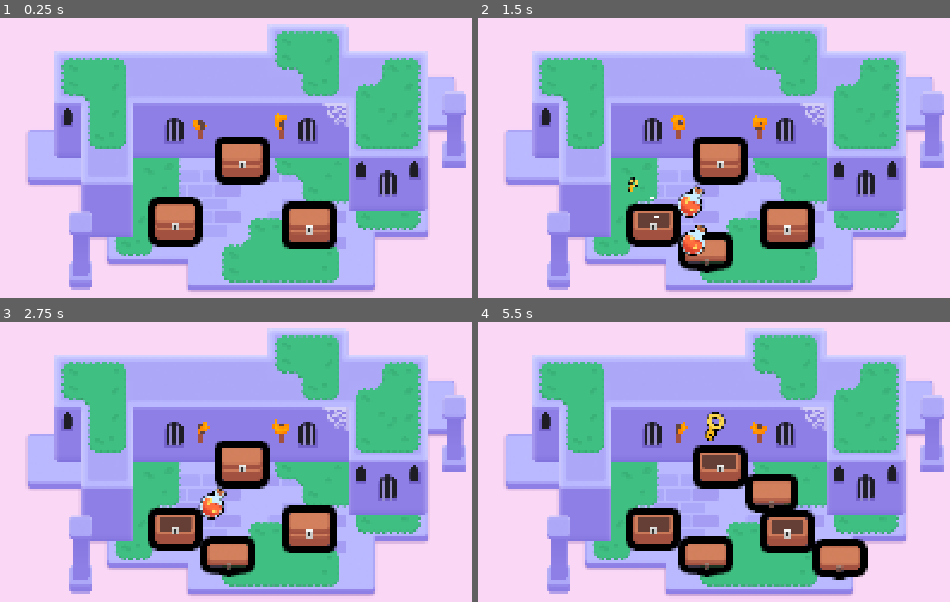
Above: before the commit, frames 1-4 (two rows, left to right).
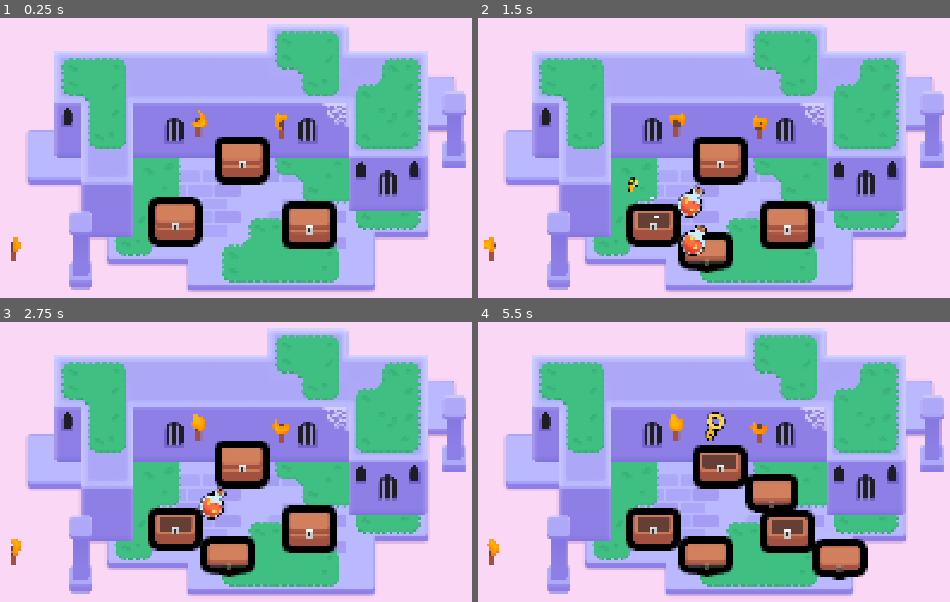
Above: after the commit, the same moments.

Repository: Cchiwai/M6-Looting
Game: Godot game, scene res://lessons/mini_dungeon.tscn
The game is run twice, just before and just after one commit, with the same random seed, the same clock (stepped at 60 frames per second) and the same inputs.
Inputs (mouse positions are in pixels of both pictures, inside the frame that each line leads up to):
- Up to frame 1 (0.25 s): no input
- Up to frame 2 (1.5 s): tap Enter at 0.5 s; move the mouse to (652, 222) at 0.52 s; hold D (move_right) 0.53-1.28 s; tap Z at 0.6, 1.35 s; click (652, 222) at 0.67 s; tap Space at 0.77 s; move the mouse to (633, 183) at 1.27 s; hold S (move_down) from 1.28 s (still down); click (633, 183) at 1.42 s
- Up to frame 3 (2.75 s): tap Space at 1.52 s; move the mouse to (217, 543) at 2.02 s; release S (move_down) at 2.03 s; hold D (move_right) from 2.03 s (still down); tap Z at 2.1 s; click (217, 543) at 2.17 s
- Up to frame 4 (5.5 s): move the mouse to (690, 504) at 2.77 s; release D (move_right) at 2.78 s; hold W (move_up) 2.78-3.53 s; tap Z every 0.75 s from 2.85 to 5.1 s; click (690, 504) at 2.92 s; tap Space at 3.02, 3.77, 4.52 s; move the mouse to (789, 529) at 3.52 s; hold A (move_left) 3.53-5.03 s; click (789, 529) at 3.67 s; move the mouse to (765, 568) at 4.27 s; click (765, 568) at 4.42 s; move the mouse to (718, 464) at 5.02 s; hold S (move_down) from 5.03 s (still down); click (718, 464) at 5.17 s

The runs differ from the first frame. In frame 1, 0.3% of the frame differs, in the area x 2-44%, y 32-87%; in frame 2, 0.3%; in frame 3, 0.3%; in frame 4, 0.4%, in the area x 1-45%, y 32-87%.

Commit message:
M6L9 Torch

Diff:
--- a/assets/torch/torch.gd
+++ b/assets/torch/torch.gd
@@ -1,7 +1,16 @@
-extends Node2D
+extends Area2D
 
 @onready var flame: Sprite2D = $Flame
 
 func _ready() -> void:
-	# This parameter of the shader material gives each flame a slightly different look and randomized animation.
 	flame.material.set("shader_parameter/offset", global_position * 0.1)
+
+
+func _input_event(viewport: Viewport, event: InputEvent, shape_idx: int) -> void:
+	var is_mouse_pressed: bool = (
+		event is InputEventMouseButton and
+		event.pressed and
+		event.button_index == MOUSE_BUTTON_LEFT
+	)
+	if is_mouse_pressed:
+		flame.visible = not flame.visible
--- a/assets/torch/torch.tscn
+++ b/assets/torch/torch.tscn
@@ -17,18 +17,21 @@
 fractal_type = 0
 
 [sub_resource type="NoiseTexture2D" id="NoiseTexture2D_1dd3t"]
+noise = SubResource("FastNoiseLite_ht4je")
 seamless = true
-noise = SubResource("FastNoiseLite_ht4je")
 
 [sub_resource type="ShaderMaterial" id="ShaderMaterial_tuqmc"]
 resource_local_to_scene = true
 shader = ExtResource("2_2ljxm")
+shader_parameter/noise_sampler = SubResource("NoiseTexture2D_1dd3t")
+shader_parameter/flame_gradient = SubResource("GradientTexture1D_cnwig")
 shader_parameter/time_scale = 1.0
 shader_parameter/offset = Vector2(0, 0)
-shader_parameter/noise_sampler = SubResource("NoiseTexture2D_1dd3t")
-shader_parameter/flame_gradient = SubResource("GradientTexture1D_cnwig")
 
-[node name="Torch" type="Node2D"]
+[sub_resource type="CircleShape2D" id="CircleShape2D_cb8w2"]
+radius = 33.01515
+
+[node name="Torch" type="Area2D"]
 script = ExtResource("1_8rman")
 
 [node name="TorchBody" type="Sprite2D" parent="."]
@@ -40,3 +43,7 @@
 position = Vector2(0, -30)
 scale = Vector2(0.28038, 0.28038)
 texture = ExtResource("3_5oi5q")
+
+[node name="CollisionShape2D" type="CollisionShape2D" parent="."]
+position = Vector2(1, -4)
+shape = SubResource("CircleShape2D_cb8w2")
--- a/lessons/items/item.gd
+++ b/lessons/items/item.gd
@@ -1,10 +1,8 @@
-# Script for pickable items. We don't use inheritance here, just composition: an item is any Area2D scene with a child sprite and this script attached. See gem.tscn and health_pack.tscn.
 extends Area2D
 
 
 func _ready() -> void:
 	play_floating_animation()
-
 
 func _input_event(viewport: Viewport, event: InputEvent, shape_idx: int) -> void:
 	var event_is_mouse_click: bool = (
--- a/lessons/mini_dungeon.tscn
+++ b/lessons/mini_dungeon.tscn
@@ -304,7 +304,7 @@
 position = Vector2(672, 128)
 
 [node name="Torch2" parent="Background" instance=ExtResource("6_fokey")]
-position = Vector2(480, 128)
+position = Vector2(31, 419)
 
 [node name="Camera2D" type="Camera2D" parent="Background"]
 position = Vector2(576, 235)
@@ -331,3 +331,6 @@
 
 [node name="Chest3" parent="." instance=ExtResource("7_jj8kc")]
 position = Vector2(577, 202)
+
+[node name="Torch" parent="." instance=ExtResource("6_fokey")]
+position = Vector2(475, 122)
Not shown: 1 places in assets/torch/torch.tscn that only renumber resources
